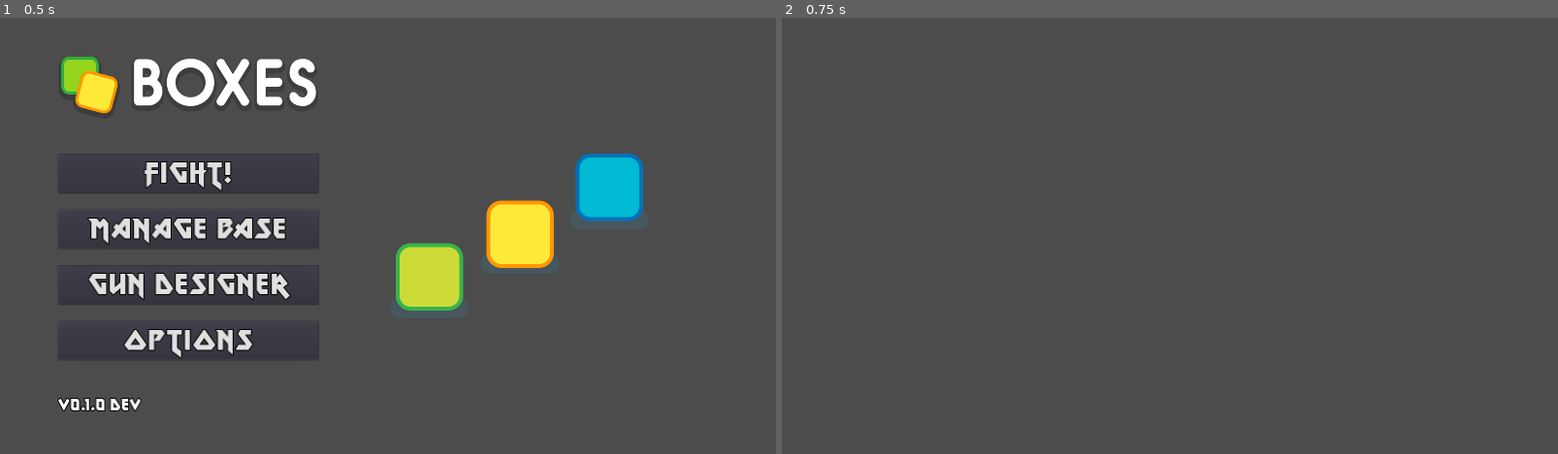
Above: before the commit, frames 1-2 (left to right).
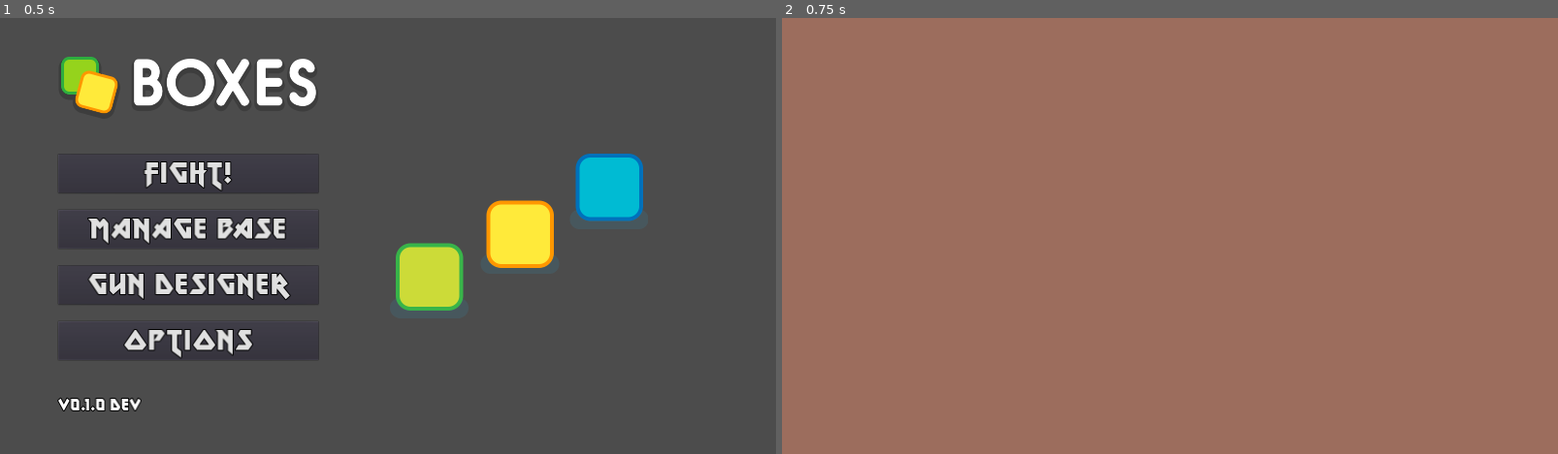
Above: after the commit, the same moments.

Repository: jpiechowka/zombie-shooter-prototype
Game: Godot game, scene res://scenes/menus/main_menu.tscn
The game is run twice, just before and just after one commit, with the same random seed, the same clock (stepped at 60 frames per second) and the same inputs.
Inputs:
- Up to frame 1 (0.5 s): no input
- Up to frame 2 (0.75 s): click "Fight!" at 0.5 s

Frame 1 is identical in both runs. In frame 2, 100% of the frame differs, in the area x 0-100%, y 0-100%.

Commit message:
Add background to fightmode. Add sprite for heavy enemy and add colision

Diff:
--- a/scenes/enemies/enemy_heavy.tscn
+++ b/scenes/enemies/enemy_heavy.tscn
@@ -1,6 +1,9 @@
-[gd_scene load_steps=2 format=2]
+[gd_scene load_steps=4 format=2]
 
 [ext_resource path="res://scripts/enemies/enemy_heavy.gd" type="Script" id=1]
+[ext_resource path="res://assets/enemies/zombie_heavy_proto.png" type="Texture" id=2]
+
+[sub_resource type="RectangleShape2D" id=1]
 
 [node name="EnemyHeavy" type="RigidBody2D" groups=[
 "enemies",
@@ -13,5 +16,11 @@
 }
 
 [node name="Sprite" type="Sprite" parent="."]
+rotation = 0.785398
+scale = Vector2( 0.115, 0.115 )
+texture = ExtResource( 2 )
 
 [node name="CollisionShape2D" type="CollisionShape2D" parent="."]
+rotation = 0.785398
+scale = Vector2( 1.85, 1.85 )
+shape = SubResource( 1 )
--- a/scenes/game_modes/fight_mode_mockup.tscn
+++ b/scenes/game_modes/fight_mode_mockup.tscn
@@ -4,3 +4,11 @@
 
 [node name="FightModeMockup" type="Node"]
 script = ExtResource( 1 )
+
+[node name="BGGround" type="ColorRect" parent="."]
+anchor_right = 1.0
+anchor_bottom = 1.0
+color = Color( 0.615686, 0.431373, 0.368627, 1 )
+__meta__ = {
+"_edit_use_anchors_": false
+}
Binary file added: assets/enemies/zombie_heavy_proto.png
Not shown, added: assets/enemies/zombie_heavy_proto.png.import
